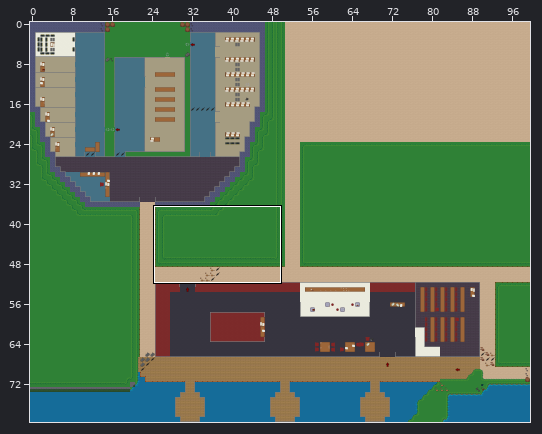
Tiled map, stored at core/assets/maps/Comp Sci.tmx. The first picture is a wide view before the edit; the outline marks the close-up.
Close-up. Earlier state:
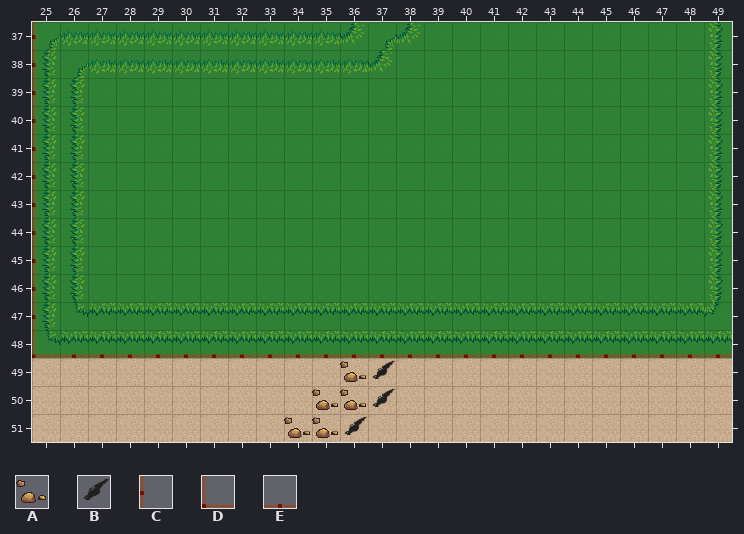
Cells are 32x32 px. Shown: x 25..49, y 37..51. The commit also changed other parts of the map, which this record leaves out. Tiles whose own drawing changed are shown in their newer look in all pictures.
Key: from "finaltileset": A 73, B 188, C 261, D 284, E 285.
_ is an empty cell.
Layers that did not change in this view are not listed.
Layer "Foreground" before, first column x 25:
37 C________________________
38 C________________________
39 C________________________
40 C________________________
41 C________________________
42 C________________________
43 C________________________
44 C________________________
45 C________________________
46 C________________________
47 C________________________
48 DEEEEEEEEEEEEEEEEEEEEEEEE
49 ___________AB____________
50 __________AAB____________
51 _________AAB_____________
The same view after the edit:
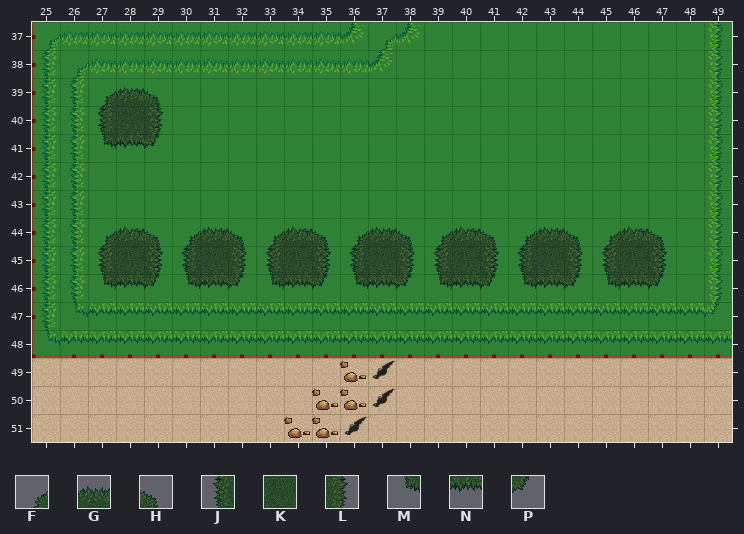
Further tiles: from "finaltileset": F 329, G 330, H 331, J 352, K 353, L 354, M 375, N 376, P 377.
The edit:
Layer "Foreground":
Tile F is added in row 39 at x 27; in row 44 at x 27, 30, 33, 36, 39, 42 and 45.
Tile G is added in row 39 at x 28; in row 44 at x 28, 31, 34, 37, 40, 43 and 46.
Tile H is added in row 39 at x 29; in row 44 at x 29, 32, 35, 38, 41, 44 and 47.
Tile J is added in row 40 at x 27; in row 45 at x 27, 30, 33, 36, 39, 42 and 45.
Tile K is added in row 40 at x 28; in row 45 at x 28, 31, 34, 37, 40, 43 and 46.
Tile L is added in row 40 at x 29; in row 45 at x 29, 32, 35, 38, 41, 44 and 47.
Tile M is added in row 41 at x 27; in row 46 at x 27, 30, 33, 36, 39, 42 and 45.
Tile N is added in row 41 at x 28; in row 46 at x 28, 31, 34, 37, 40, 43 and 46.
Tile P is added in row 41 at x 29; in row 46 at x 29, 32, 35, 38, 41, 44 and 47.
Where, in picture pixels (left, top, right, bottom), the same in both close-ups:
added: (98, 87, 163, 149)
added: (98, 227, 667, 289)
